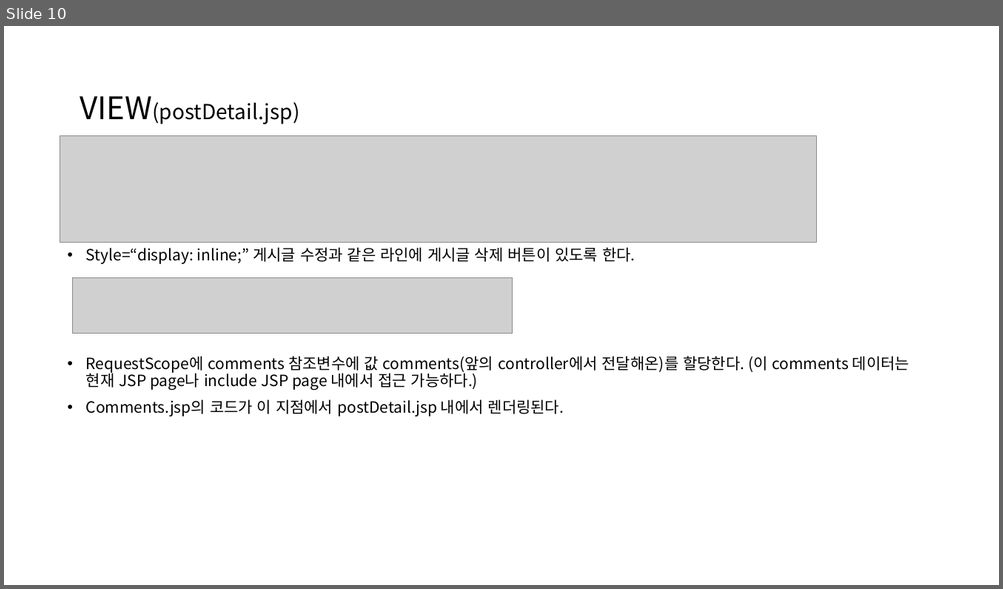
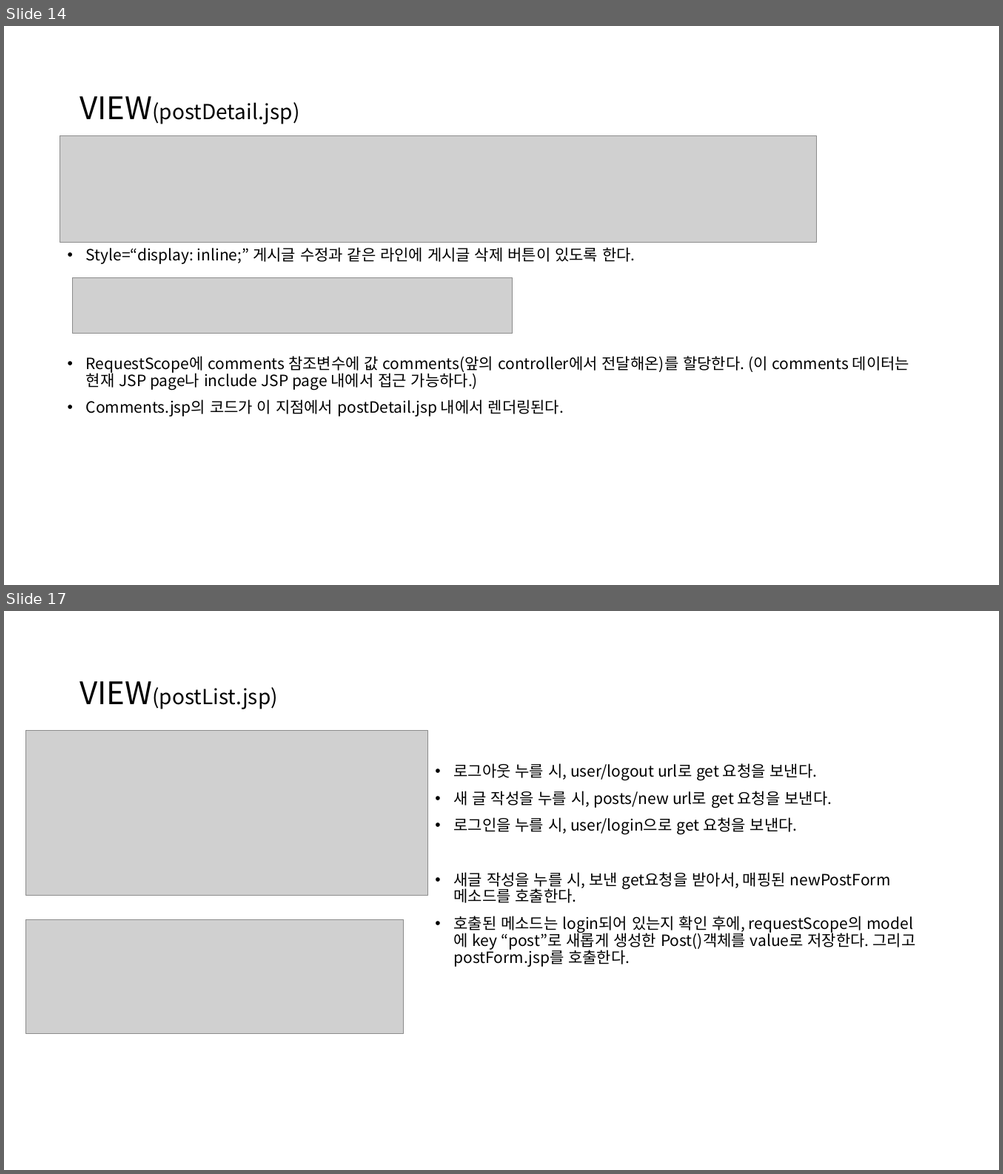
Before and after one commit to kdw1437/SpringHomework_BackEnd, a slide deck: 스프링 게시판 만들기_240821.pptx. Shown one above the other, each under a label of ours: slide 10 before the commit, slides 14 and 17 after it; the slides between them are not shown. The pictures are 1003x589 and 1003x1174 pixels, drawn with LibreOffice and Linux fonts; fonts in the diff are those of the drawing; grey boxes stand for pictures. Boxes give left, top, right and bottom in pixels: in the first picture for what was removed or moved away, otherwise in the second. Text is boxed around its words. In the diff, an @@ line names an element or a change of style, - is before the commit and + after.

```diff
--- a/스프링 게시판 만들기_240821.pptx
+++ b/스프링 게시판 만들기_240821.pptx
@@ slide 17 added at bbox=[4, 611, 999, 1170], background #FFFFFF @@
@@ title added at bbox=[79, 681, 278, 709], 20 pt, text #000000 @@
+VIEW(postList.jsp)
@@ picture added at bbox=[26, 730, 428, 895] @@
@@ text added at bbox=[454, 763, 916, 967], 15 pt, text #000000 @@
+• 로그아웃 누를 시, user/logout url로 get 요청을 보낸다.
+• 새 글 작성을 누를 시, posts/new url로 get 요청을 보낸다.
+• 로그인을 누를 시, user/login으로 get 요청을 보낸다.
+• 새글 작성을 누를 시, 보낸 get요청을 받아서, 매핑된 newPostForm메소드를 호출한다.
+• 호출된 메소드는 login되어 있는지 확인 후에, requestScope의 model에 key “post”로 새롭게 생성한 Post()객체를 value로 저장한다. 그리고 postForm.jsp를 호출한다.
@@ picture added at bbox=[26, 920, 404, 1035] @@
@@ what was slide 10 is now slide 14 @@
```
Also in this commit, not shown: 1 slide changed, 6 other slides added.
